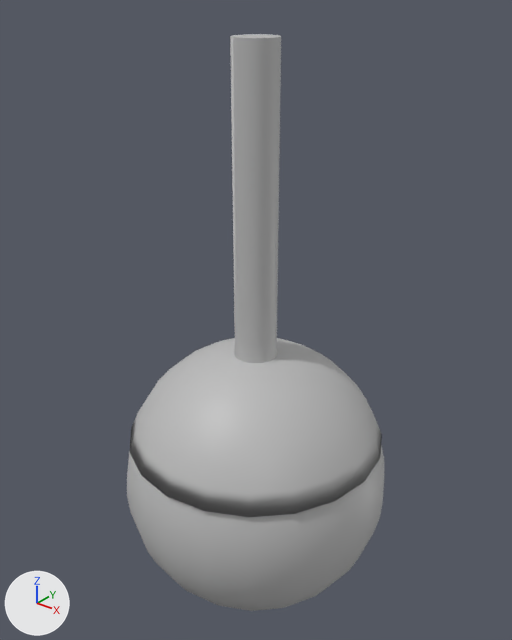
Renders of the FBX model Assets/Resources/Models/Lamp/lamp.fbx from each side of a commit.
Camera for both pictures: a 50 mm camera at (0.028, -0.035, 0.0604) aimed at (-0.0006, 0.0007, 0.0383). Arrows for +X, +Y and +Z are at lower left; the lights stay in place. Where no turn or scale is listed for an object, it has been applied to the vertices.
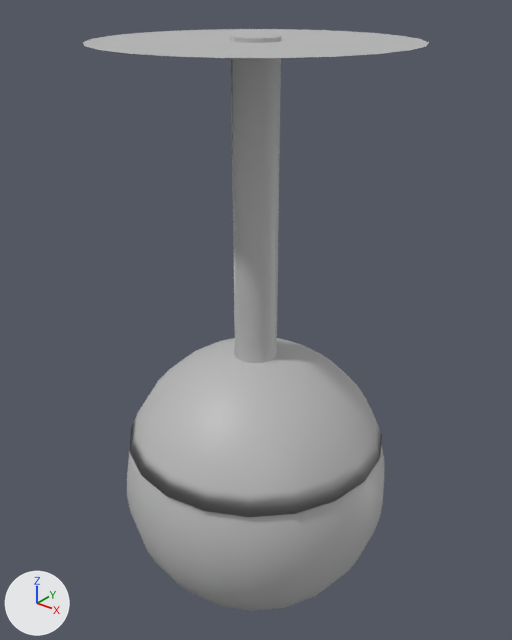
Changed parts and their boxes (x1, y1, x2, y2) in the pictures (512 x 640 px):
'pDisc1', added
    after: (83, 29, 429, 58)

The edits, one by one:
Mesh me_mesh_002 is new.
It has 61 vertices, 48 faces and spans x -0.01..0.01, y -0.01..0.01, z 0.0.
It uses material mat_lambert1 (grey #bcbcbc).
Object 'pDisc1' (ob_pdisc1) is new; it shows me_mesh_002.
Its location is (0.0, 0.0, 0.057).
